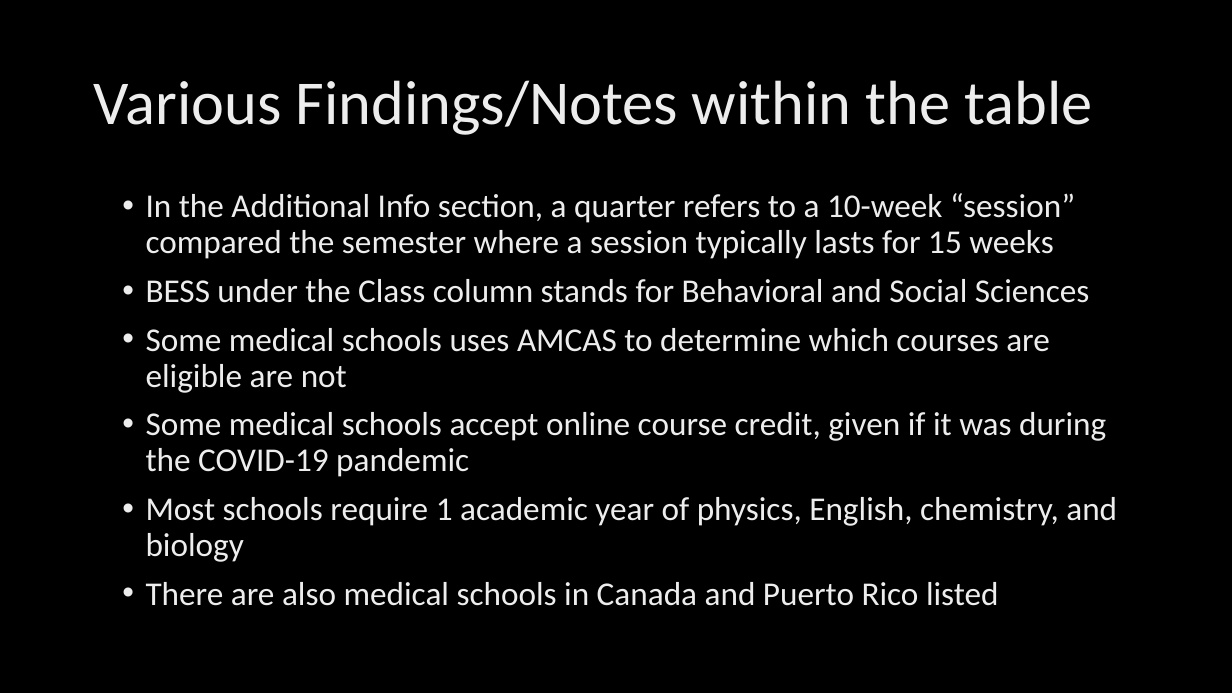
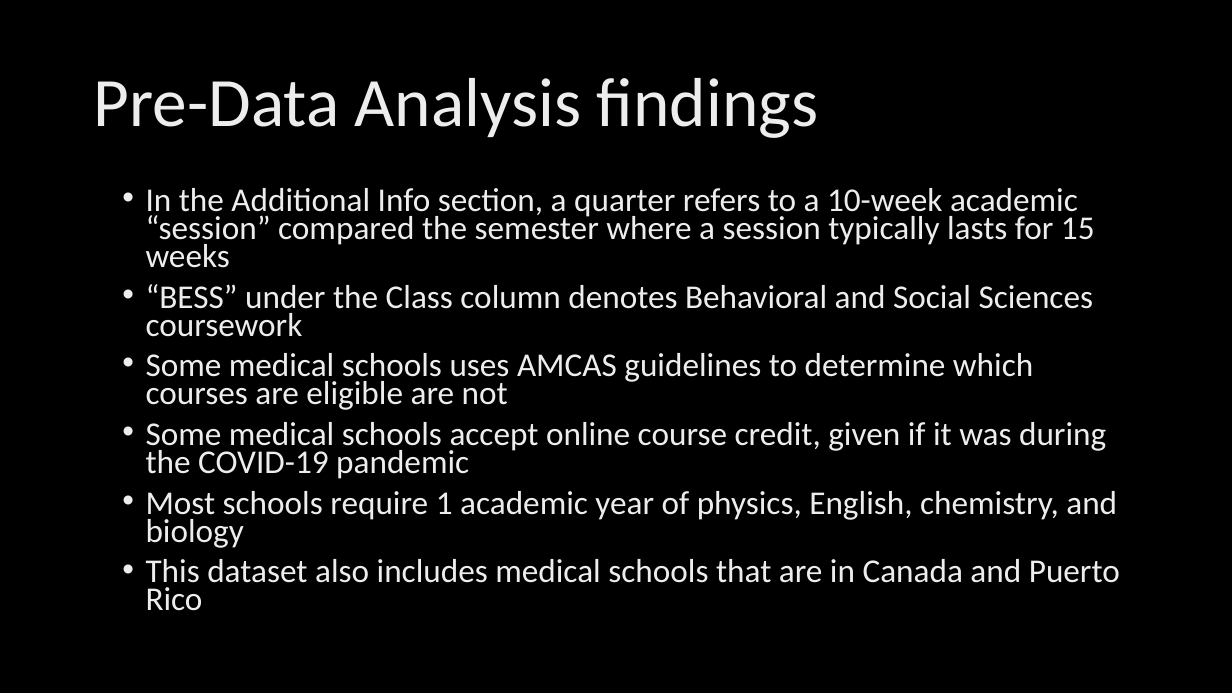
Before and after one commit to georgephung123/MSAR_Course_Consult, a slide deck: slide 6 of MSAR_Findings.pptx (slide 3 before the commit). Drawn at 1232x693 pixels with LibreOffice and Linux fonts; fonts in the diff are those of the drawing; background and template pictures are left out. Boxes give left, top, right and bottom in pixels: in the first picture for what was removed or moved away, otherwise in the second. Text is boxed around its words. In the diff, an @@ line names an element or a change of style, - is before the commit and + after.

```diff
--- a/MSAR_Findings.pptx
+++ b/MSAR_Findings.pptx
@@ title at (x1=94, y1=78, x2=818, y2=138): text changed; size 48.6 to 54 pt @@
-Various Findings/Notes within the table
+Pre-Data Analysis findings
@@ text at (x1=146, y1=188, x2=1095, y2=410): text changed @@
-• In the Additional Info section, a quarter refers to a 10-week “session” compared the semester where a session typically lasts for 15 weeks
-• BESS under the Class column stands for Behavioral and Social Sciences
-• Some medical schools uses AMCAS to determine which courses are eligible are not
+• In the Additional Info section, a quarter refers to a 10-week academic “session” compared the semester where a session typically lasts for 15 weeks
+• “BESS” under the Class column denotes Behavioral and Social Sciences coursework
+• Some medical schools uses AMCAS guidelines to determine which courses are eligible are not
@@ text at (x1=146, y1=422, x2=1117, y2=548): line spacing 0.9 to 0.7 @@
@@ text at (x1=146, y1=559, x2=1120, y2=611): text changed @@
-• There are also medical schools in Canada and Puerto Rico listed
+• This dataset also includes medical schools that are in Canada and Puerto Rico
```
Also in this commit, not shown: 7 other slides changed, 8 slides added, 3 slides removed, 1 other file.
